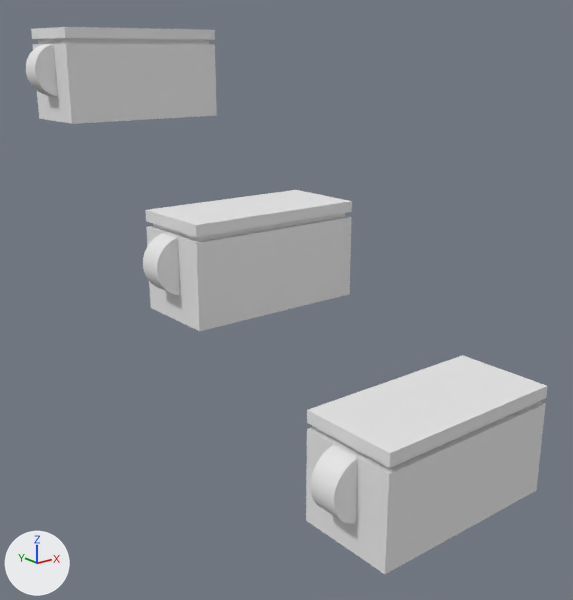
One commit to the Blender file Assets/models/cave/room02/room02h_relays.blend: the scene before it, then after it.
Before and after are seen from a camera (50 mm lens) standing at (-208.8, -160.57, -35.68) and looking at (-199.12, -148.47, -40.53). The lights are fixed; the arrows at lower left show +X, +Y and +Z.

Objects in the first picture: 'relay_box.000', 'relay_box.001', 'relay_box.002', 'relay_hinge', 'relay_hinge.001', 'relay_hinge.002', 'relay_switch.001', 'relay_switch.002'.
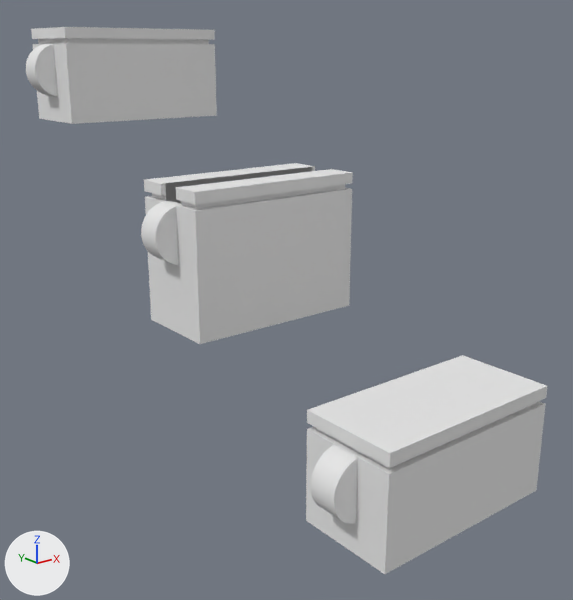
The change in detail:
me_cube_005 is used by ob_relay_box_001; parent ob_relays_001; location (-199.3, -147.6, -38.92); scale (1.83, 0.816, 0.737).
me_cube_005 had 164 vertices, 132 faces and spanned x -1.05..1.05, y -1.13..1.13, z -1.77..1.0.
me_cube_005 now has 194 vertices, 163 faces and spans x -1.05..1.05, y -1.13..1.13, z -2.93..1.0.
Part 1, on me_cube_005:
30 new vertices lie (0.0, 0.0, -1.16) away from vertices in x -1.05..1.05, y -1.13..1.13, z -1.77.
31 new faces join them.
Object 'relay_box.001' (ob_relay_box_001) moves from (-199.3, -147.6, -38.92) to (-199.3, -147.6, -38.32).
Object 'relay_hinge.001' (ob_relay_hinge_001) moves from (-201.2, -147.6, -39.09) to (-201.2, -147.6, -38.49).

Changed parts and their boxes [x1, y1, x2, y2] in the pictures (573 x 600 px):
'relay_box.001', reshaped, moved (28% taller)
    before: [145, 190, 352, 331]
    after: [144, 163, 353, 344]
'relay_hinge.001', moved
    before: [143, 233, 180, 295]
    after: [141, 201, 181, 265]
part 1 of me_cube_005, added
    after: [149, 268, 350, 344]
